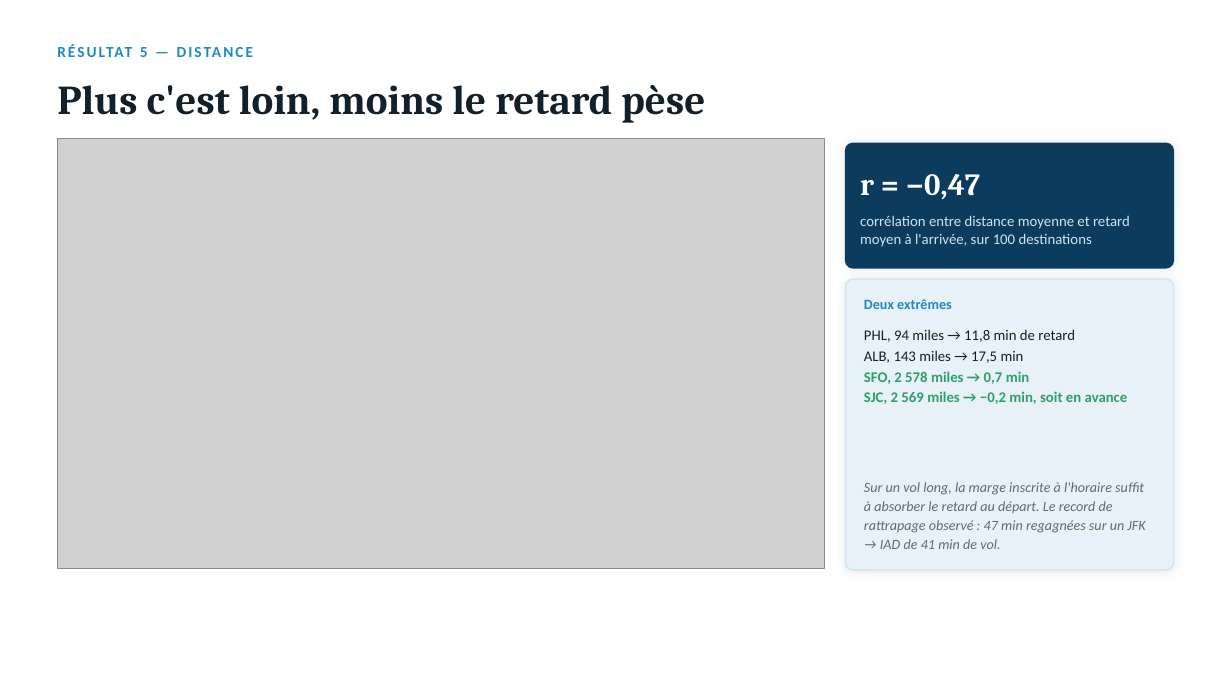
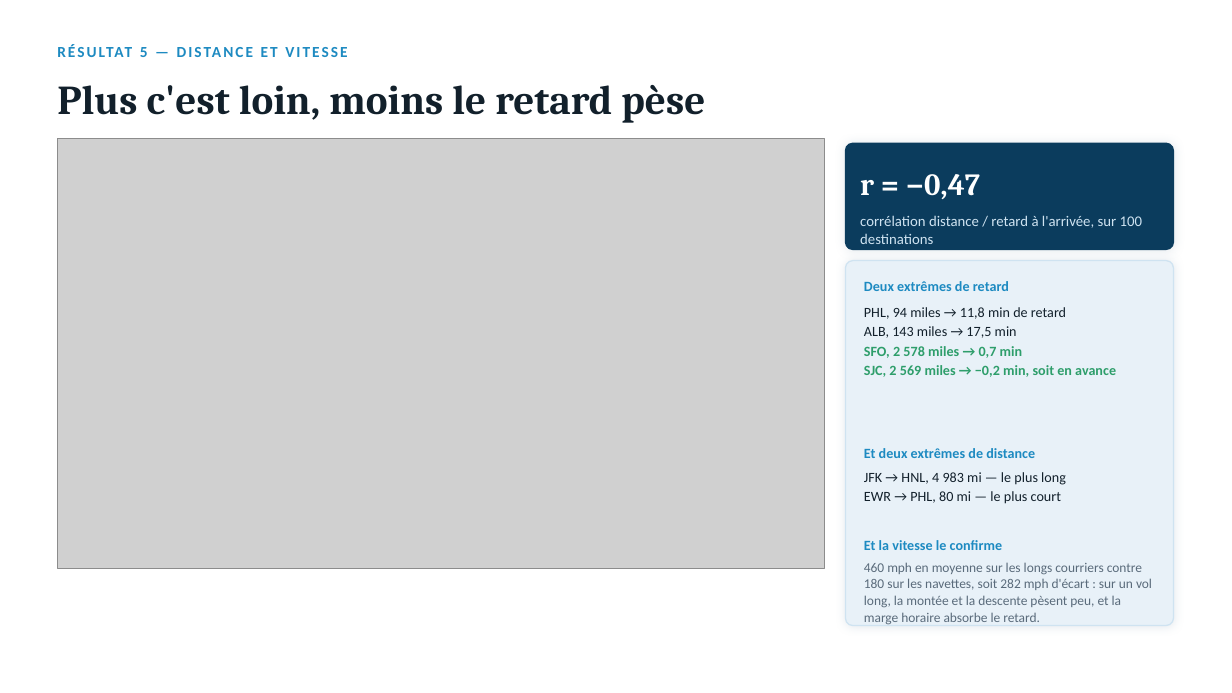
Before and after one commit to Salmabentisse/trafic-aerien-adp, a slide deck: slide 10 of presentation/Trafic_Aerien_ADP_presentation.pptx (slide 9 before the commit). Drawn at 1232x693 pixels with LibreOffice and Linux fonts; fonts in the diff are those of the drawing; grey boxes stand for pictures. Boxes give left, top, right and bottom in pixels: in the first picture for what was removed or moved away, otherwise in the second. Text is boxed around its words. In the diff, an @@ line names an element or a change of style, - is before the commit and + after.

Commit message:
feat: compléter le périmètre demandé par les énoncés (facettes, vitesse, prédictif)
Trois exigences des énoncés n'étaient pas couvertes.

**Mission 2 §3.1 Q2 — viz par facette.** L'onglet Trafic met désormais une
facette par aéroport, chacune avec sa propre moyenne mensuelle en pointillé,
plus une bascule « total du mois / moyenne par jour observé » qui répond à
l'indice sur la pondération : février compte 28 jours et juillet 3 dans nos
données, comparer des totaux comparerait des durées différentes. La moyenne
n'inclut que les mois complets, sinon juillet la tire de 9 % vers le bas.

**Mission 2 §3.2 Q7 — vitesse et types de courrier.** Nouveau sous-onglet :
vitesse au sol = distance / temps de vol × 60, extrêmes de distance exacts
(tri côté API), et comparaison long courrier / court courrier — 460 mph contre
180, soit 282 mph d'écart. La méthode est affichée : la vitesse n'existe pas en
base, le classement global demanderait un tri SQL que l'API n'expose pas.

**Mission 3 — analyse prédictive.** Nouvel onglet Prévisions :
log(vols) ~ tendance + mois + jour de la semaine + jour férié + fêtes, prévision
à 7–90 jours avec intervalle à 90 %, validée sans les 28 derniers jours face à
une référence naïve. 63 vols d'erreur moyenne (7,3 %) contre 159 pour la
référence, R² ajusté 0,72. Les mois sans données d'apprentissage sont signalés
comme extrapolations plutôt que présentés comme des estimations.

Deux erreurs corrigées en cours de route :
- la référence naïve reprenait « la valeur d'il y a sept jours », ce qui la
  faisait piocher dans la période de test dès le huitième jour ; elle répète
  désormais la dernière semaine connue ;
- l'effet du jour de la semaine sortait absurde (mardi à −23 %). La colonne
  `year` de la base vaut 2021 mais le rythme hebdomadaire ne colle qu'à 2013 :
  sous ce calendrier le creux tombe exactement sur le samedi (741 vols/jour
  contre plus de 940 en semaine). L'onglet raisonne donc en calendrier 2013 et
  l'annonce à l'écran. À vérifier côté équipe data : toute analyse utilisant le
  jour de la semaine est concernée.

Support porté à 16 slides, avec deux nouvelles figures reproductibles
(facettes mensuelles, prévision) et une slide sur la découverte du calendrier.

```diff
--- a/presentation/Trafic_Aerien_ADP_presentation.pptx
+++ b/presentation/Trafic_Aerien_ADP_presentation.pptx
@@ rounded rectangle: place and size @@
-rounded rectangle at bbox=[846, 143, 1174, 268]
+rounded rectangle at bbox=[846, 143, 1174, 250]
@@ rounded rectangle at bbox=[846, 143, 1174, 250]: proportions changed @@
@@ text at bbox=[860, 215, 1142, 244]: text changed @@
-corrélation entre distance moyenne et retard moyen à l'arrivée, sur 100 destinations
+corrélation distance / retard à l'arrivée, sur 100 destinations
@@ rounded rectangle at bbox=[846, 261, 1174, 626]: proportions changed @@
@@ rounded rectangle: place and size @@
-rounded rectangle at bbox=[846, 279, 1174, 570]
+rounded rectangle at bbox=[846, 261, 1174, 626]
@@ text at bbox=[864, 281, 1009, 291]: text changed @@
-Deux extrêmes
+Deux extrêmes de retard
@@ text "PHL, 94 miles → 11,8 ...": place and size @@
-text "PHL, 94 miles → 11,8 ..." at bbox=[864, 329, 1128, 404]
+text "PHL, 94 miles → 11,8 ..." at bbox=[864, 307, 1116, 377]
@@ text "PHL, 94 miles → 11,8 ..." at bbox=[864, 307, 1116, 377]: size 11.5 to 11 pt; line spacing 16pt to 15pt @@
@@ text at bbox=[864, 448, 1035, 458]: text changed; text colour #5A6B7B to #1D8AC1; bold on; italic off @@
-Sur un vol long, la marge inscrite à l'horaire suffit à absorber le retard au départ. Le record de rattrapage observé : 47 min regagnées sur un JFK → IAD de 41 min de vol.
+Et deux extrêmes de distance
@@ text "Et deux extrêmes de distance" at bbox=[864, 448, 1035, 458]: vertical alignment top to middle @@
@@ text added at bbox=[864, 472, 1066, 504], 11 pt, text #12202B @@
+JFK → HNL, 4 983 mi — le plus long
+EWR → PHL, 80 mi — le plus court
@@ text added at bbox=[864, 540, 1002, 550], 11 pt, text #1D8AC1, bold @@
+Et la vitesse le confirme
@@ text added at bbox=[864, 562, 1152, 625], 10.5 pt, text #5A6B7B @@
+460 mph en moyenne sur les longs courriers contre 180 sur les navettes, soit 282 mph d'écart : sur un vol long, la montée et la descente pèsent peu, et la marge horaire absorbe le retard.
```
Also in this commit, not shown: 2 other slides changed, 3 slides added, 13 other files.
